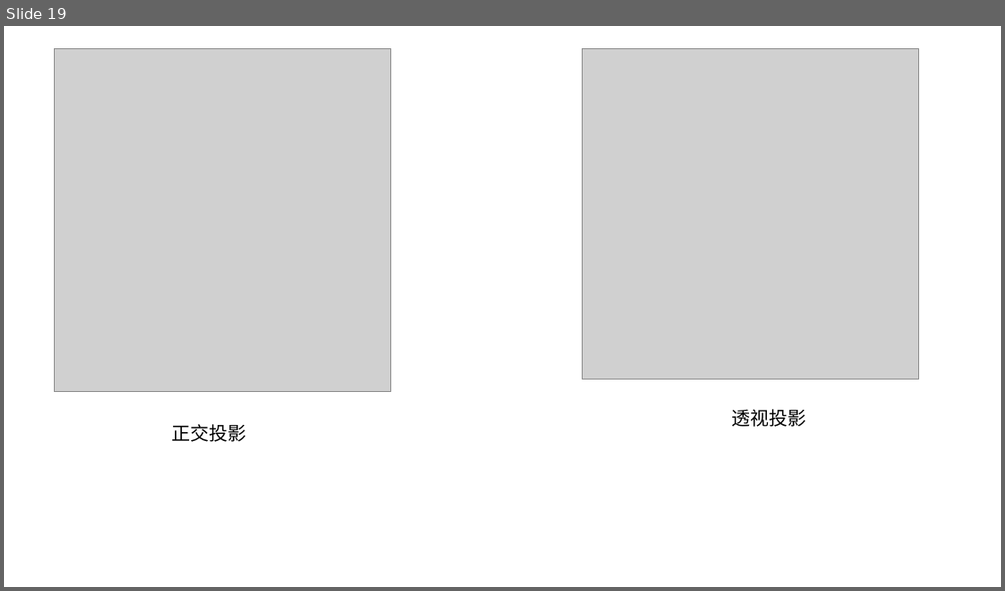
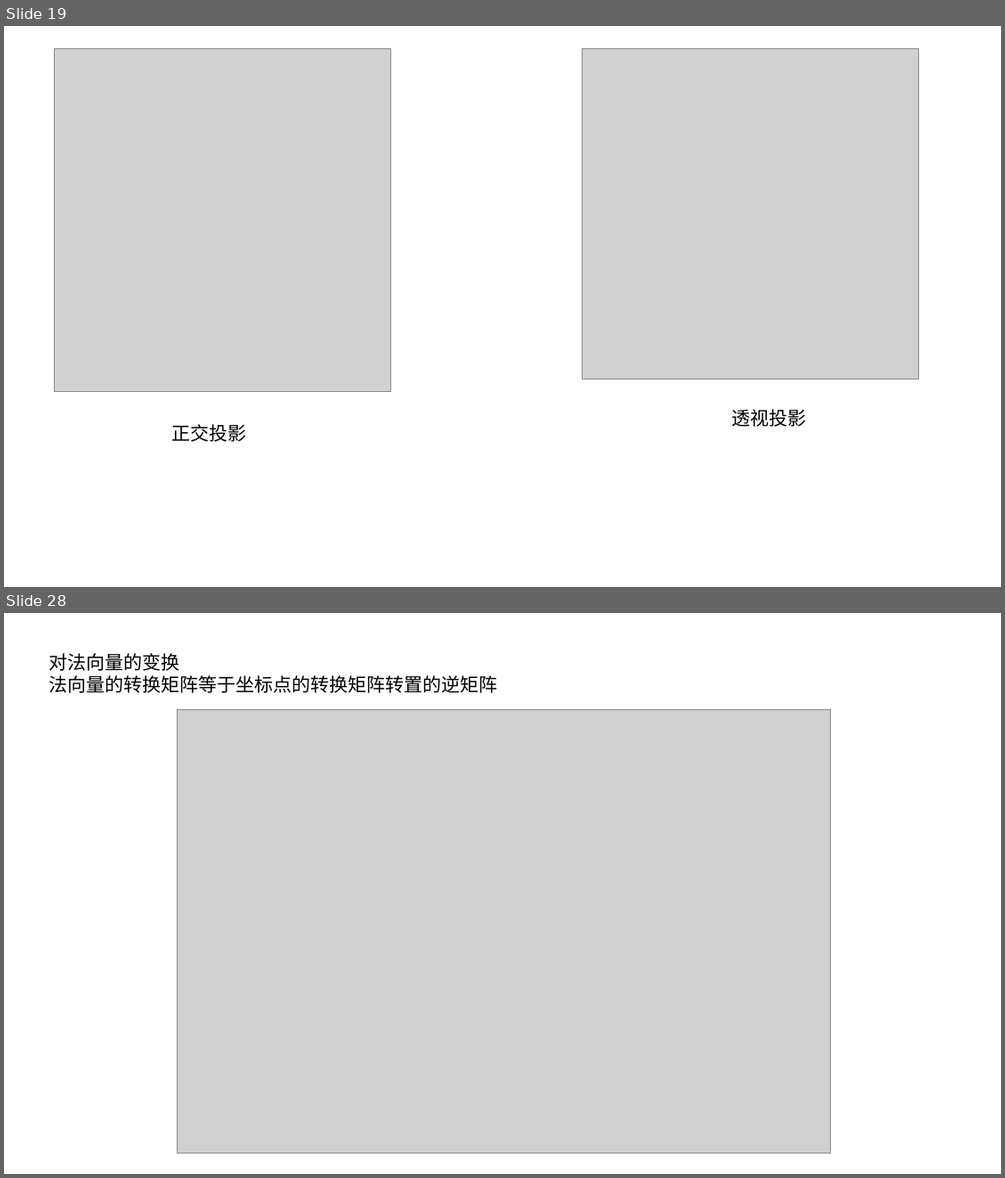
Before and after one commit to XTG111/Learn_tinyProject, a slide deck: render/TinyRenderer.pptx. Shown one above the other, each under a label of ours: slide 19 before the commit, slides 19 and 28 after it; the slides between them are not shown. The pictures are 1005x591 and 1005x1178 pixels, drawn with LibreOffice and Linux fonts; fonts in the diff are those of the drawing; grey boxes stand for pictures. Boxes give left, top, right and bottom in pixels: in the first picture for what was removed or moved away, otherwise in the second. Text is boxed around its words. In the diff, an @@ line names an element or a change of style, - is before the commit and + after.

Commit message:
着色方式，和相机变换

```diff
--- a/render/TinyRenderer.pptx
+++ b/render/TinyRenderer.pptx
@@ slide 28 added at [4,613,1001,1174], background #FFFFFF @@
@@ text added at [49,653,498,693], 18 pt, text #000000 @@
+对法向量的变换
+法向量的转换矩阵等于坐标点的转换矩阵转置的逆矩阵
@@ picture added at [177,709,830,1153] @@
```
Also in this commit, not shown: 8 other slides added, 36 other files.
